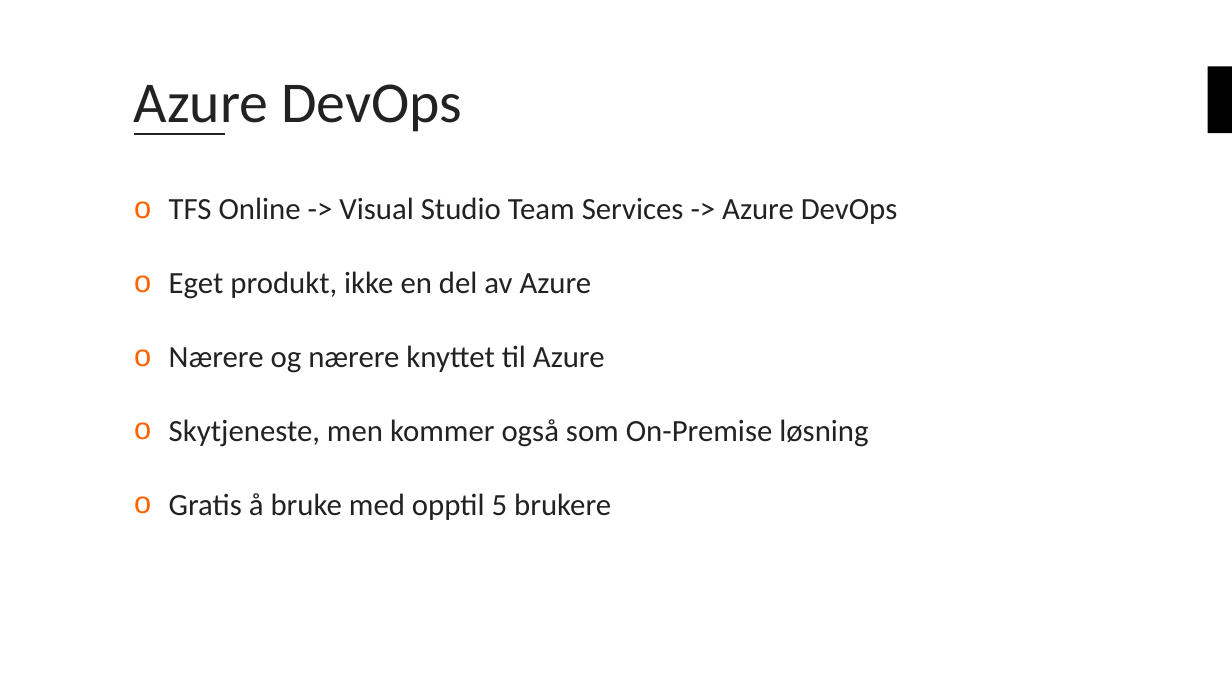
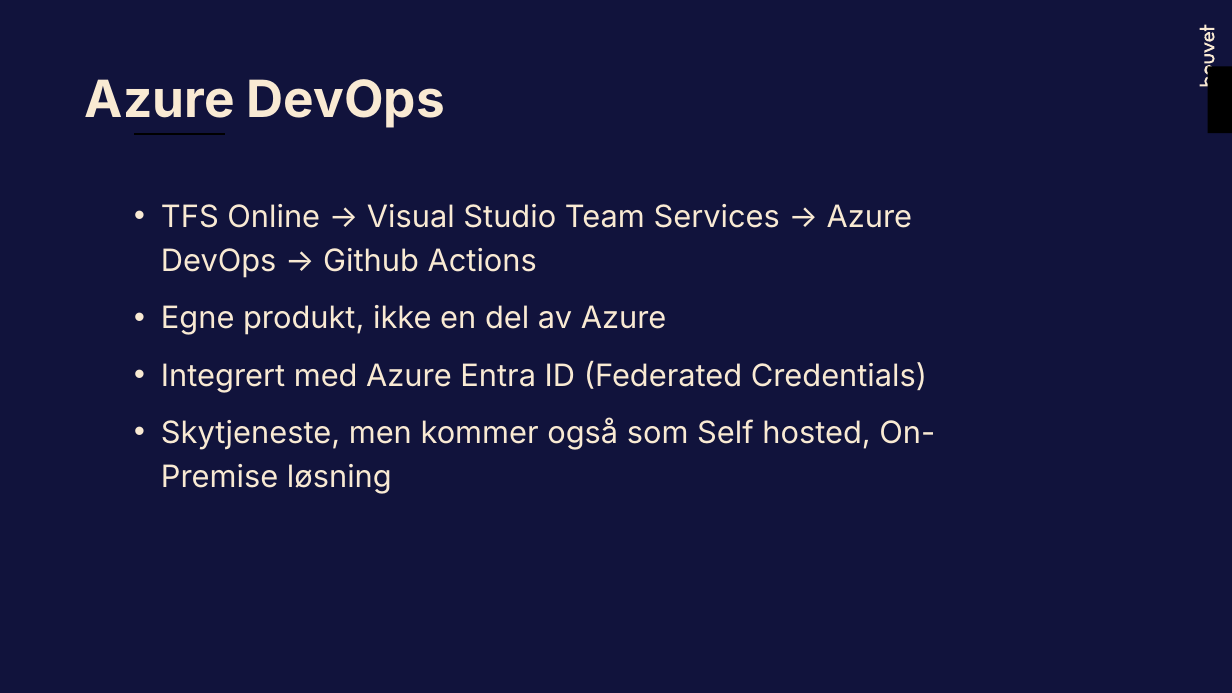
Before and after one commit to bouvet/azure-workshops, a slide deck: slide 13 of Workshop_2/Presentasjon/Azureskolen-Workshop#2.pptx. Drawn at 1232x693 pixels with LibreOffice and Linux fonts; fonts in the diff are those of the drawing; background and template pictures are left out. Boxes give left, top, right and bottom in pixels: in the first picture for what was removed or moved away, otherwise in the second. Text is boxed around its words. In the diff, an @@ line names an element or a change of style, - is before the commit and + after.

```diff
--- a/Workshop_2/Presentasjon/Azureskolen-Workshop#2.pptx
+++ b/Workshop_2/Presentasjon/Azureskolen-Workshop#2.pptx
@@ background #FFFFFF to #11133C @@
@@ freeform shape added at (1200,25,1215,87), fill #F9EAD3 @@
@@ freeform shape added at (1205,31,1215,42), fill #F9EAD3 @@
@@ freeform shape added at (1207,36,1207,37), fill #11133C at 55% opacity @@
@@ title "Azure DevOps": place and size @@
-title "Azure DevOps" at (134,84,462,135)
+title "Azure DevOps" at (85,79,445,128)
@@ title "Azure DevOps" at (85,79,445,128): size 45 to 40 pt, font Calibri to Inter, text colour #222222 to #F9EAD3, bold on; vertical alignment middle to top @@
@@ line (134, 134) - (226, 134): stroke #222222 2 pt to #000000 2 pt @@
@@ text at (161,204,935,494): text changed; font Calibri to Inter; text colour #222222 to #F9EAD3 @@
-o TFS Online -> Visual Studio Team Services -> Azure DevOps
-o Eget produkt, ikke en del av Azure
-o Nærere og nærere knyttet til Azure
-o Skytjeneste, men kommer også som On-Premise løsning
-o Gratis å bruke med opptil 5 brukere
+• TFS Online -> Visual Studio Team Services -> Azure DevOps -> Github Actions
+• Egne produkt, ikke en del av Azure
+• Integrert med Azure Entra ID (Federated Credentials)
+• Skytjeneste, men kommer også som Self hosted, On-Premise løsning
```
Also in this commit, not shown: 22 other slides changed, 3 slides added, 2 slides removed.
